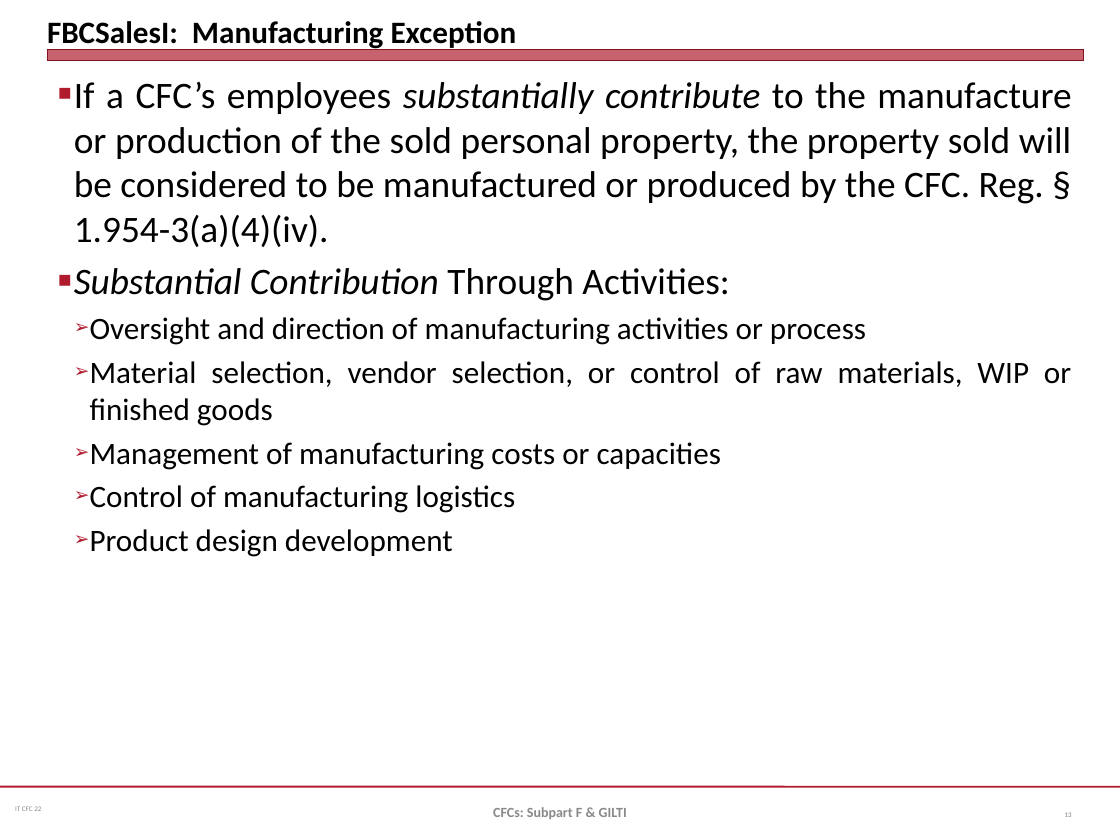
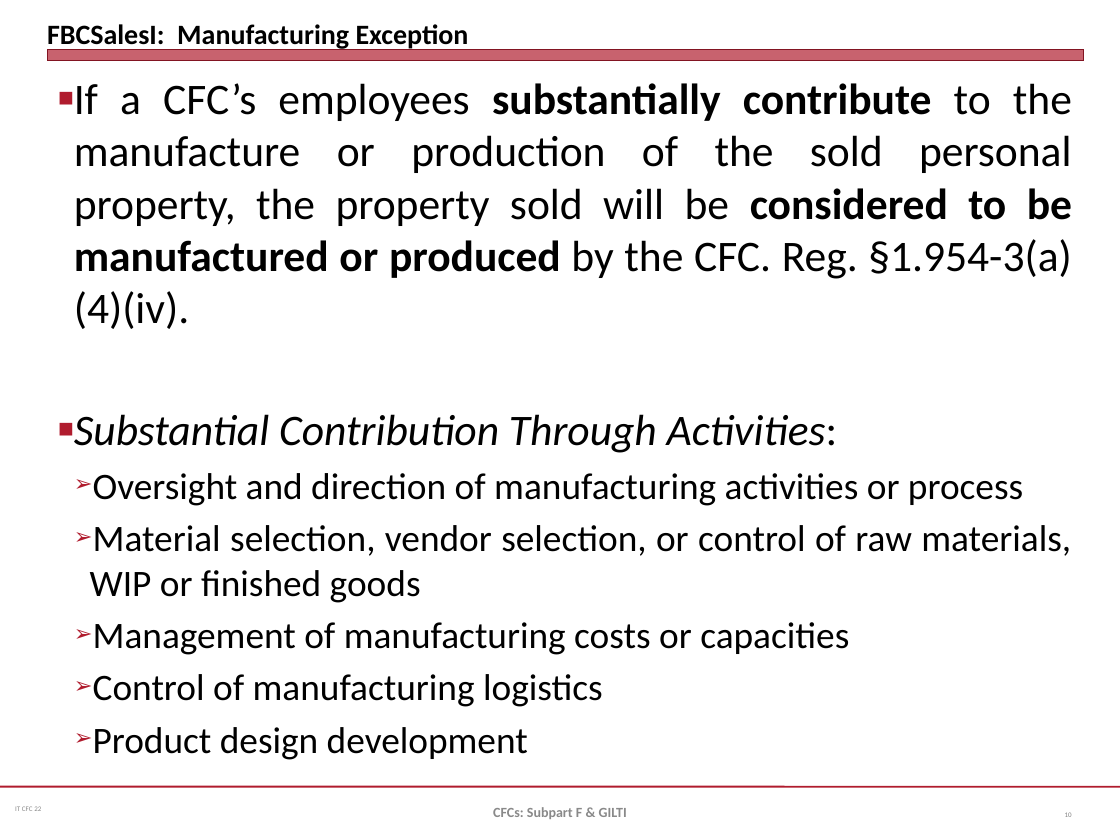
Before and after one commit to jmc877/International-Tax, a slide deck: slide 10 of slides/IT_CFC_22_1.pptx (slide 13 before the commit). Drawn at 1120x840 pixels with LibreOffice and Linux fonts; fonts in the diff are those of the drawing. Boxes give left, top, right and bottom in pixels: in the first picture for what was removed or moved away, otherwise in the second. Text is boxed around its words. In the diff, an @@ line names an element or a change of style, - is before the commit and + after.

```diff
--- a/slides/IT_CFC_22_1.pptx
+++ b/slides/IT_CFC_22_1.pptx
@@ title "FBCSalesI: Manufacturing Exception" at bbox=[47, 24, 469, 51]: size 20 to 18 pt @@
@@ text at bbox=[74, 83, 1072, 329]: text changed; size 24 to 28 pt @@
-■ If a CFC’s employees substantially contribute to the manufacture or production of the sold personal property, the property sold will be considered to be manufactured or produced by the CFC. Reg. § 1.954-3(a)(4)(iv).
+■ If a CFC’s employees substantially contribute to the manufacture or production of the sold personal property, the property sold will be considered to be manufactured or produced by the CFC. Reg. §1.954-3(a)(4)(iv).
@@ text at bbox=[74, 414, 1071, 760]: size 24 to 28 pt in "Substantial Contribution Through Activities:"; italic on in "Through Activities:"; size 20 to 24 pt in "Oversight and direction of manufacturing activities or ...", "Material selection, vendor selection, or control of ...", "Management of manufacturing costs or capacities", "Control of manufacturing logistics" and 1 more places @@
```
Also in this commit, not shown: 16 other slides changed, 7 slides added, 2 slides removed, 2 other files.
